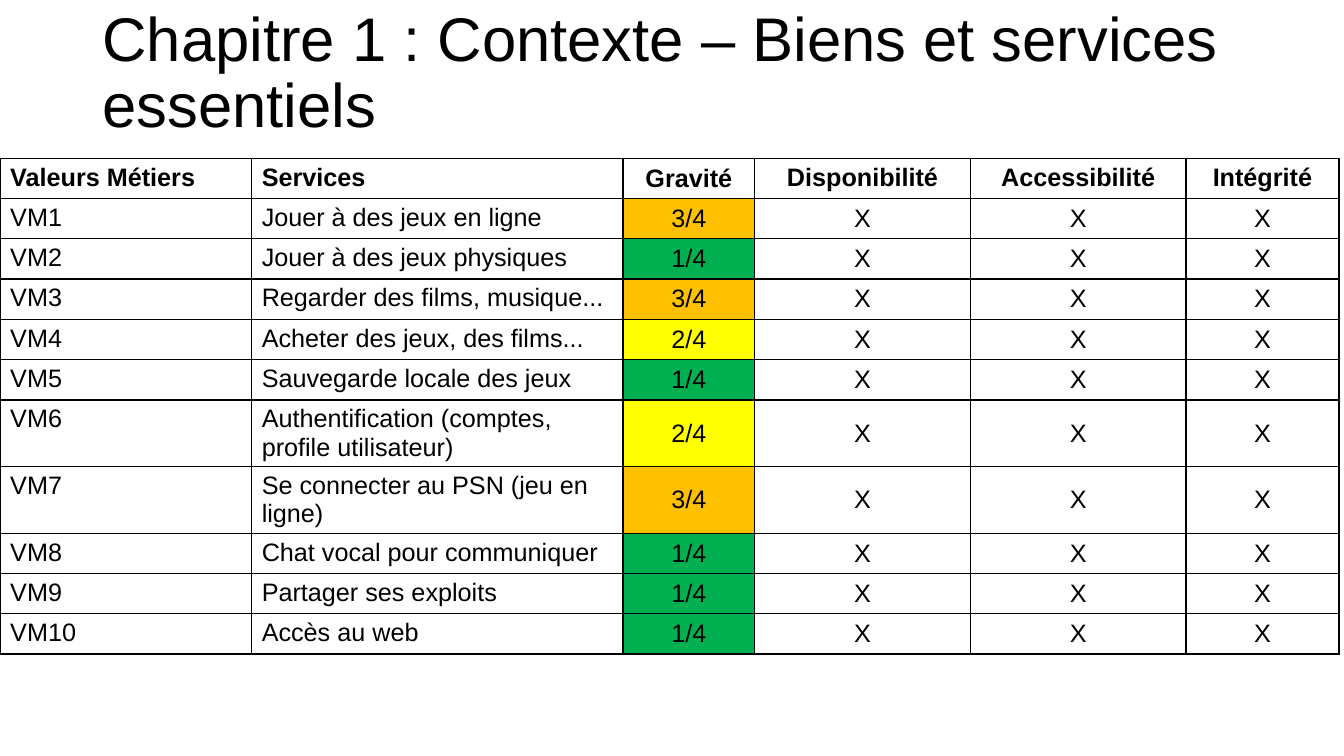
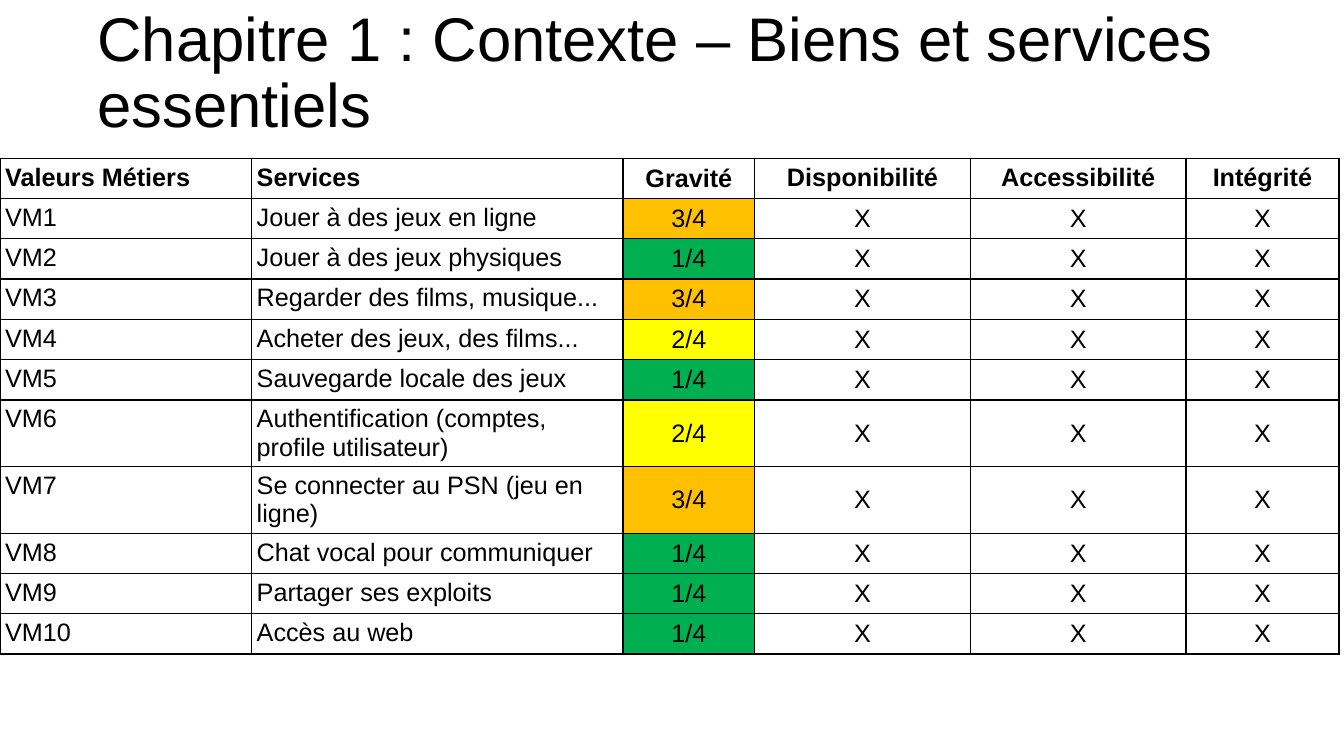
Before and after one commit to theox33/Securite_SE, a slide deck: slide 2 of Exercice PS4/Atelier 1/Diaporama.pptx. Drawn at 1344x756 pixels with LibreOffice and Linux fonts; fonts in the diff are those of the drawing. Boxes give left, top, right and bottom in pixels: in the first picture for what was removed or moved away, otherwise in the second. Text is boxed around its words. In the diff, an @@ line names an element or a change of style, - is before the commit and + after.

```diff
--- a/Exercice PS4/Atelier 1/Diaporama.pptx
+++ b/Exercice PS4/Atelier 1/Diaporama.pptx
@@ title "Chapitre 1 : Contexte – ...": place and size @@
-title "Chapitre 1 : Contexte – ..." at [102, 16, 1218, 128]
+title "Chapitre 1 : Contexte – ..." at [97, 16, 1213, 128]
@@ table: place and size @@
-table at [0, 158, 1340, 663]
+table at [0, 158, 1340, 647]
```
Also in this commit, not shown: 8 other slides changed, 1 slide added, 1 slide removed.
